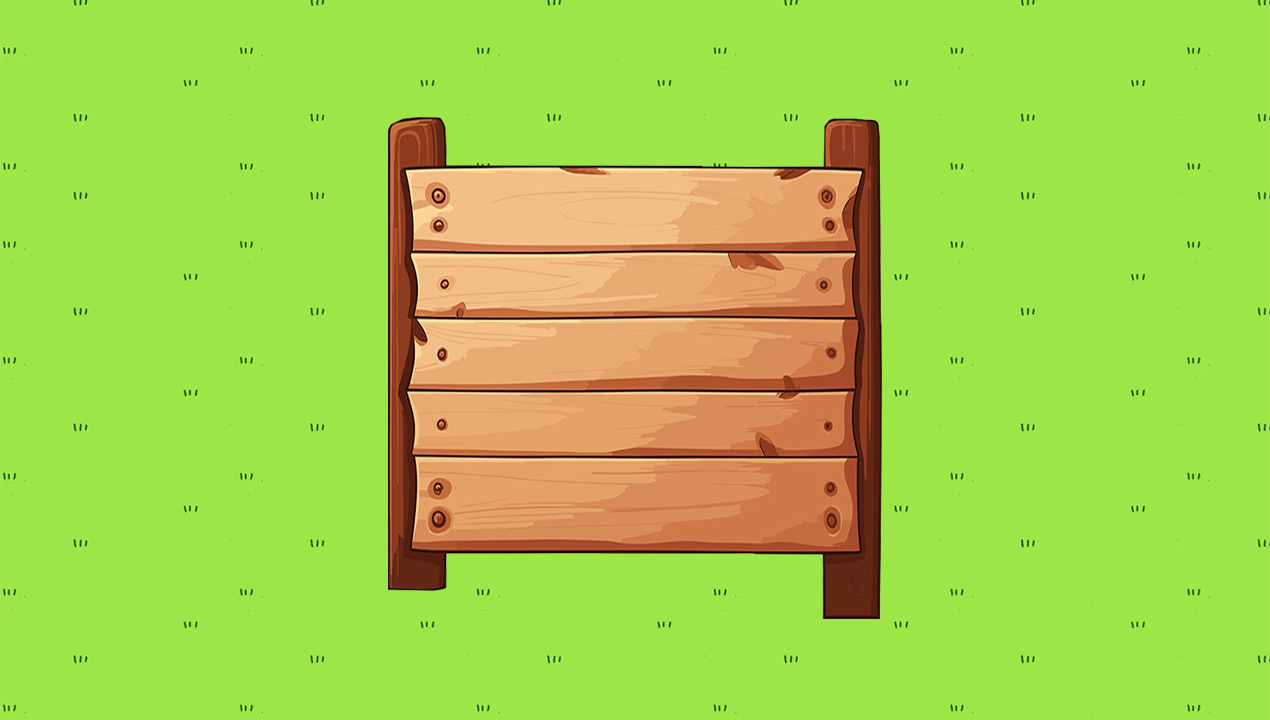
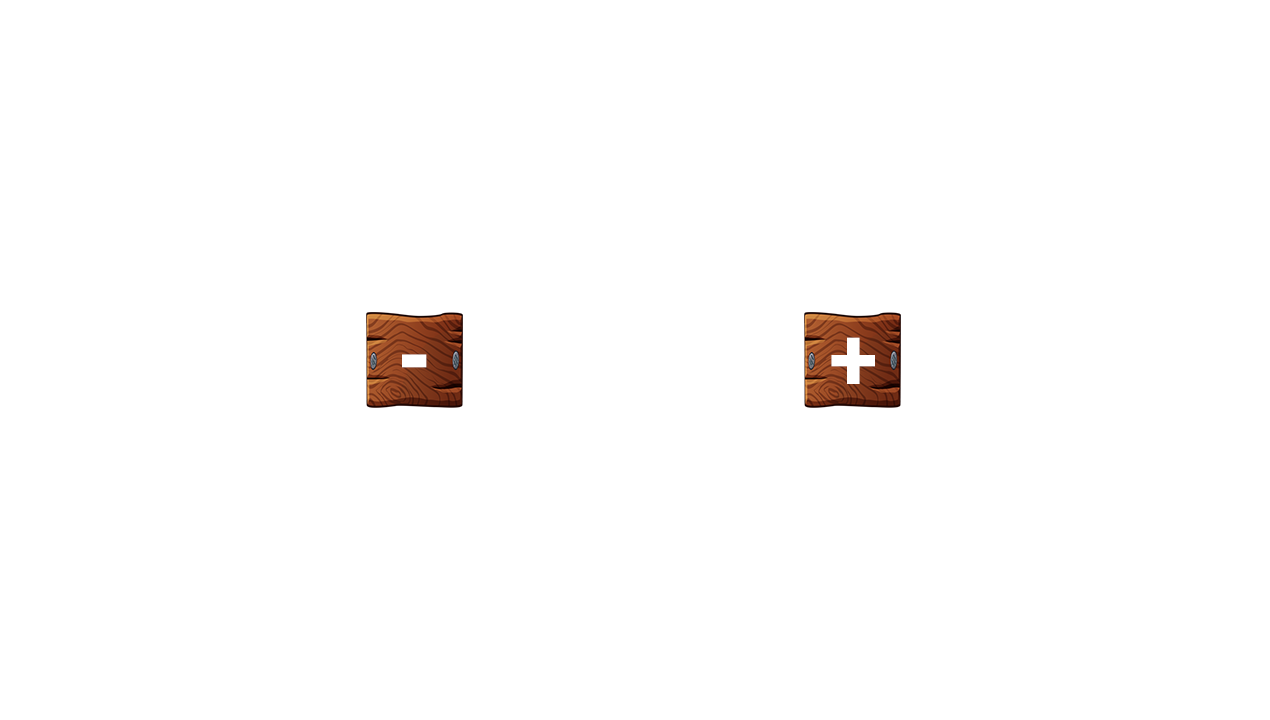
Layer changes from the first 1270 x 720 image to the second:
added layer "-" above "+" over [402,354,427,368]
added layer "+" above "wooden_plank" over [831,337,875,384]
showed "wooden_plank" (1st of 3), painted on it over [493,312,901,534]
showed "wooden_plank" (3rd of 3), painted on it over [366,184,777,408]
hid "cartoon-style-blank-wooden-signboard-59786", moved it above "menu_fondo" over [388,117,882,619]
hid "menu_fondo", moved it below "cartoon-style-blank-wooden-signboard-59786" over [0,0,1270,720]
